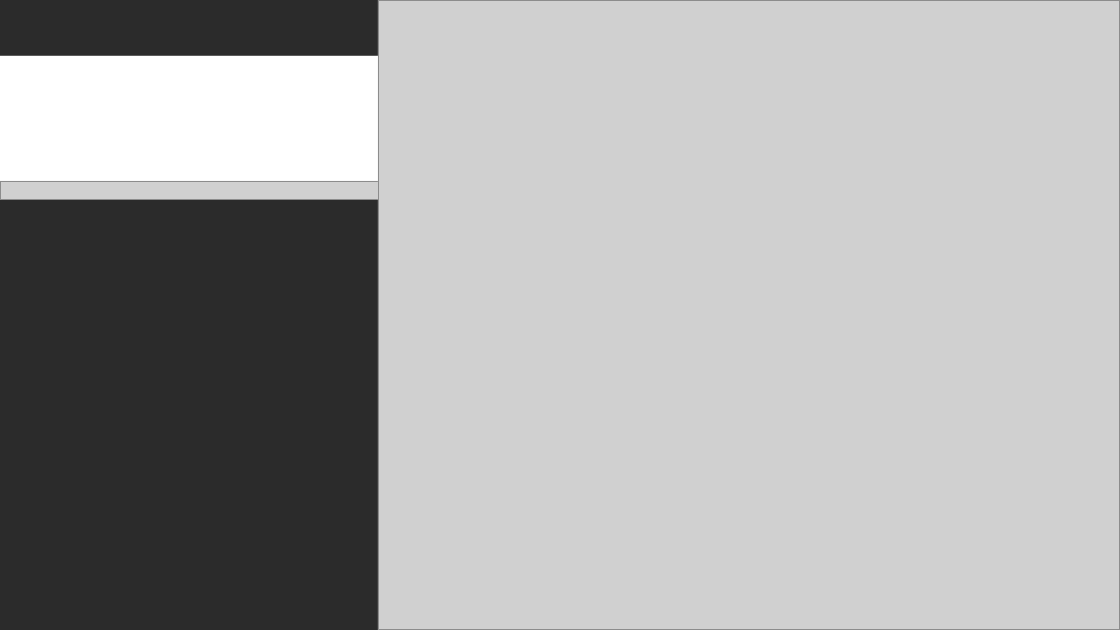
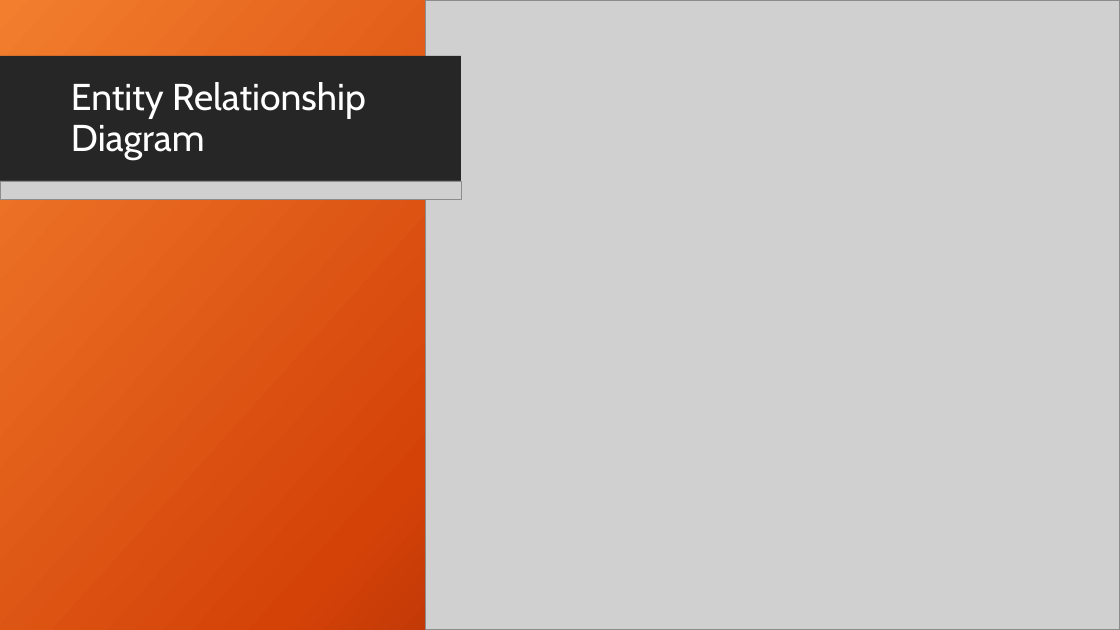
Before and after one commit to georgesuarez/CSE-572, a slide deck: slide 5 of Project/Final_DATABASE/Game_Database_Project.pptx. Drawn at 1120x630 pixels with LibreOffice and Linux fonts; fonts in the diff are those of the drawing; grey boxes stand for pictures; background and template pictures are left out; a plain dark background stands for a picture behind light text. Boxes give left, top, right and bottom in pixels: in the first picture for what was removed or moved away, otherwise in the second. Text is boxed around its words. In the diff, an @@ line names an element or a change of style, - is before the commit and + after.

Commit message:
Final edit on powerpoint

```diff
--- a/Project/Final_DATABASE/Game_Database_Project.pptx
+++ b/Project/Final_DATABASE/Game_Database_Project.pptx
@@ rectangle added at [0,0,1120,630], fill gradient #F18031 to #D54209 to #6A0D00 @@
@@ picture: place and size @@
-picture at [378,0,1120,630]
+picture at [426,0,1120,630]
@@ rectangle at [0,56,959,182]: fill #FFFFFF to #262626 @@
@@ rectangle at [0,56,461,182]: fill #FFFFFF to #262626 @@
@@ title "Entity Relationship Diagram" rewrapped from [54,64,392,163] to [71,82,366,159] @@
```
Also in this commit, not shown: 10 other slides changed.
